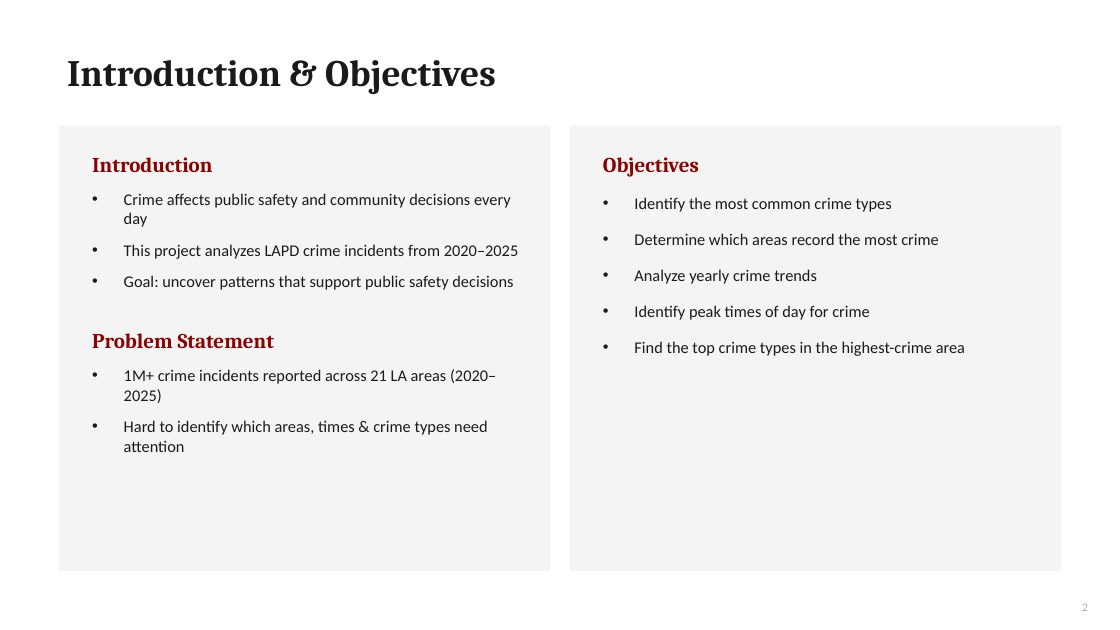
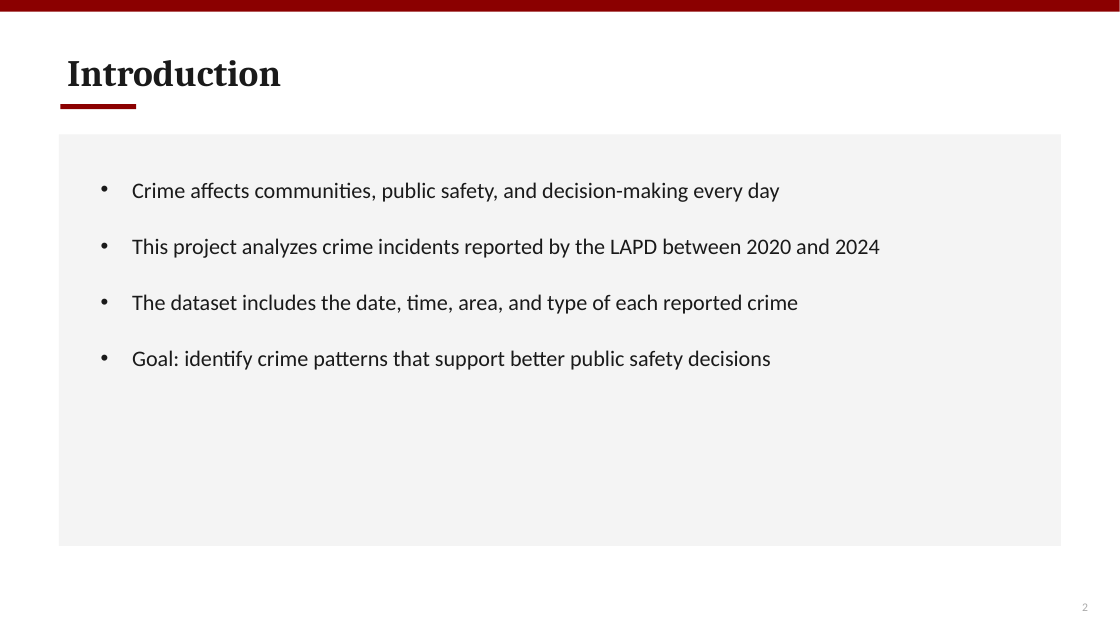
Before and after one commit to fatimaawachi/Analyzing-Crimes-in-LA-2020-2025-, a slide deck: slide 2 of Fatima_awachi_EDA_Project_Presentation.pptx. Drawn at 1120x630 pixels with LibreOffice and Linux fonts; fonts in the diff are those of the drawing. Boxes give left, top, right and bottom in pixels: in the first picture for what was removed or moved away, otherwise in the second. Text is boxed around its words. In the diff, an @@ line names an element or a change of style, - is before the commit and + after.

```diff
--- a/Fatima_awachi_EDA_Project_Presentation.pptx
+++ b/Fatima_awachi_EDA_Project_Presentation.pptx
@@ rectangle added at box(0, 0, 1120, 12), fill #8B0000 @@
@@ text at box(67, 60, 281, 87): text changed @@
-Introduction & Objectives
+Introduction
@@ rectangle added at box(60, 104, 136, 109), fill #8B0000 @@
@@ rectangle: place and size @@
-rectangle at box(59, 126, 550, 571)
+rectangle at box(59, 134, 1061, 546)
@@ rectangle removed at box(570, 126, 1061, 571) @@
@@ text removed at box(92, 157, 212, 172) @@
-Introduction
@@ text removed at box(603, 157, 699, 177) @@
-Objectives
@@ text at box(132, 182, 880, 370): text changed; size 14 to 19 pt @@
-• Crime affects public safety and community decisions every day
-• This project analyzes LAPD crime incidents from 2020–2025
-• Goal: uncover patterns that support public safety decisions
+• Crime affects communities, public safety, and decision-making every day
+• This project analyzes crime incidents reported by the LAPD between 2020 and 2024
+• The dataset includes the date, time, area, and type of each reported crime
+• Goal: identify crime patterns that support better public safety decisions
@@ text removed at box(634, 197, 965, 356) @@
-• Identify the most common crime types
-• Determine which areas record the most crime
-• Analyze yearly crime trends
-• Identify peak times of day for crime
-• Find the top crime types in the highest-crime area
@@ text removed at box(92, 333, 275, 348) @@
-Problem Statement
@@ text removed at box(124, 369, 496, 452) @@
-• 1M+ crime incidents reported across 21 LA areas (2020–2025)
-• Hard to identify which areas, times & crime types need attention
```
Also in this commit, not shown: 9 other slides changed, 5 slides added, 6 slides removed, 2 other files.
